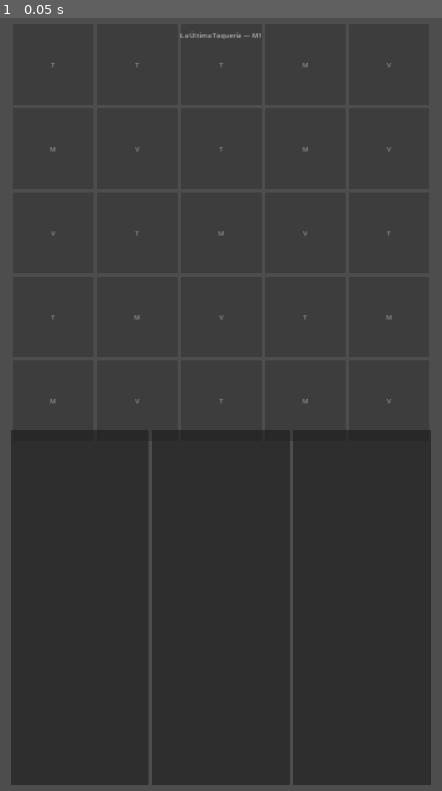
Above: before the commit, frame 1.
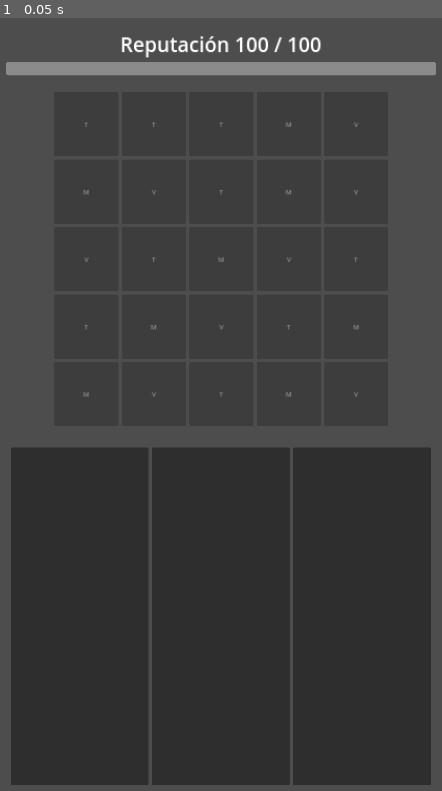
Above: after the commit, the same moment.

Repository: YorshG/LaUltimaTaqueria
Game: Godot game, scene res://scenes/Main.tscn
Two runs of this game, one before a commit and one after it. Both use one fixed random seed, a clock stepped at 60 frames per second and the inputs below.
Inputs:
- Up to frame 1 (0.05 s): no input

The runs differ from the first frame. In frame 1, 4.5% of the frame differs, in the area x 1-99%, y 1-56%.

Commit message:
feat(ui-01): add reputation state and provisional HUD

Diff:
--- a/scenes/Main.tscn
+++ b/scenes/Main.tscn
@@ -1,10 +1,11 @@
-[gd_scene load_steps=6 format=3]
+[gd_scene load_steps=7 format=3]
 
 [ext_resource type="Script" path="res://scripts/main.gd" id="1_main"]
 [ext_resource type="PackedScene" path="res://scenes/board/BoardView.tscn" id="2_board"]
 [ext_resource type="PackedScene" path="res://scenes/lane/LaneField.tscn" id="3_lane"]
 [ext_resource type="Script" path="res://scripts/waves/wave_director.gd" id="4_wave"]
 [ext_resource type="Script" path="res://scripts/upgrades/upgrade_selector.gd" id="5_upgrade"]
+[ext_resource type="PackedScene" path="res://scenes/ui/Hud.tscn" id="6_hud"]
 
 [node name="Main" type="Control"]
 layout_mode = 3
@@ -31,16 +32,15 @@
 layout_mode = 2
 theme_override_constants/separation = 24
 
-[node name="Status" type="Label" parent="Margin/Content"]
+[node name="Hud" parent="Margin/Content" instance=ExtResource("6_hud")]
+unique_name_in_owner = true
 layout_mode = 2
-text = "La Última Taquería — M1"
-horizontal_alignment = 1
 
 [node name="BoardHost" type="AspectRatioContainer" parent="Margin/Content"]
 layout_mode = 2
 size_flags_vertical = 3
 ratio = 1.0
-stretch_mode = 3
+stretch_mode = 2
 
 [node name="BoardView" parent="Margin/Content/BoardHost" instance=ExtResource("2_board")]
 unique_name_in_owner = true
--- /dev/null
+++ b/scenes/ui/Hud.tscn
@@ -0,0 +1,33 @@
+[gd_scene load_steps=2 format=3]
+
+[ext_resource type="Script" path="res://scripts/ui/hud.gd" id="1_hud"]
+
+[node name="Hud" type="VBoxContainer"]
+layout_mode = 2
+mouse_filter = 2
+theme_override_constants/separation = 8
+script = ExtResource("1_hud")
+
+[node name="ReputationLabel" type="Label" parent="."]
+unique_name_in_owner = true
+layout_mode = 2
+theme_override_font_sizes/font_size = 48
+text = "Reputación 100 / 100"
+horizontal_alignment = 1
+autowrap_mode = 3
+
+[node name="ReputationBar" type="ProgressBar" parent="."]
+unique_name_in_owner = true
+custom_minimum_size = Vector2(0, 32)
+layout_mode = 2
+mouse_filter = 2
+value = 100.0
+show_percentage = false
+
+[node name="OutcomeLabel" type="Label" parent="."]
+unique_name_in_owner = true
+visible = false
+layout_mode = 2
+theme_override_font_sizes/font_size = 48
+horizontal_alignment = 1
+autowrap_mode = 3
--- a/scripts/main.gd
+++ b/scripts/main.gd
@@ -3,17 +3,21 @@
 signal boss_started(payload: Dictionary)
 signal boss_phase_changed(payload: Dictionary)
 signal boss_encounter_completed(payload: Dictionary)
+signal run_ended(payload: Dictionary)
 
 const Registry = preload("res://scripts/content/content_registry.gd")
 const Resolver = preload("res://scripts/recipes/recipe_resolver.gd")
+const Reputation = preload("res://scripts/session/reputation_state.gd")
 const DEFAULT_RUN_SEED := 20260921
 
 @onready var board_view: BoardView = %BoardView
 @onready var lane_field: LaneField = %LaneField
 @onready var wave_director: WaveDirector = %WaveDirector
 @onready var upgrade_selector: UpgradeSelector = %UpgradeSelector
+@onready var hud: VBoxContainer = %Hud
 
 var recipe_resolver: RecipeResolver
+var reputation: ReputationState
 var boss_runner: LaneRunner
 var boss_has_started := false
 var boss_encounter_active := false
@@ -28,6 +32,12 @@
 		push_error("LANE-02 temporary wiring could not load validated content")
 		return
 	recipe_resolver = Resolver.new(content_result["content"])
+	reputation = Reputation.new(content_result["content"])
+	reputation.reputation_changed.connect(hud.show_reputation)
+	reputation.run_ended.connect(_on_reputation_run_ended)
+	hud.show_reputation(reputation.snapshot())
+	# Apply breach before WaveDirector can synchronously offer the next upgrade.
+	lane_field.monster_reached_counter.connect(_on_monster_reached_counter)
 	var wave_result := wave_director.configure(content_result["content"], lane_field)
 	if not wave_result.get("ok", false):
 		push_error("WAV-01 temporary wiring could not configure WaveDirector")
@@ -54,17 +64,31 @@
 # Temporary BoardView -> RecipeResolver -> LaneField bridge.
 # A future GameSession implementation can replace this without moving rules into Main.
 func _on_chain_completed(points: Array[Vector2i], ingredient_id: String) -> Dictionary:
-	if recipe_resolver == null:
+	if recipe_resolver == null or reputation.defeated:
 		return {"ok": false, "target_found": false}
 	var resolution := recipe_resolver.resolve(ingredient_id, points.size())
 	if not resolution.get("ok", false):
 		return resolution
-	return lane_field.resolve_dish(resolution)
+	var service := lane_field.resolve_dish(resolution)
+	reputation.apply_served_dish(resolution, service)
+	return service
+
+
+func _on_monster_reached_counter(payload: Dictionary) -> void:
+	reputation.apply_breach(payload)
+
+
+func _on_reputation_run_ended(payload: Dictionary) -> void:
+	# Terminal stop only; no pause/resume or navigation system.
+	process_mode = Node.PROCESS_MODE_DISABLED
+	run_ended.emit(payload.duplicate(true))
 
 
 # Temporary WaveDirector -> UpgradeSelector bridge.
 # A future GameSession implementation can replace this without moving rules into Main.
 func _on_wave_completed(payload: Dictionary) -> Dictionary:
+	if reputation.defeated:
+		return {"ok": false, "error": "RUN_ENDED"}
 	var wave_id := str(payload.get("wave_id", ""))
 	if (
 		_normal_wave_ids.has(wave_id)
@@ -77,6 +101,8 @@
 
 # Minimal fifth-selection bridge; the boss is not a WaveDirector wave.
 func _on_upgrade_selected(payload: Dictionary) -> void:
+	if reputation.defeated:
+		return
 	if boss_has_started or not payload.get("is_final_selection", false):
 		return
 	if not upgrade_selector.is_selection_complete():
@@ -123,6 +149,8 @@
 	if int(payload.get("spawn_sequence", -1)) != boss_runner.monster_state.spawn_sequence:
 		return
 	boss_encounter_active = false
+	if was_satisfied and not reputation.defeated:
+		hud.show_outcome("victory")
 	boss_encounter_completed.emit({
 		"monster_id": boss_runner.monster_state.monster_id,
 		"spawn_sequence": boss_runner.monster_state.spawn_sequence,
--- /dev/null
+++ b/scripts/session/reputation_state.gd
@@ -0,0 +1,93 @@
+class_name ReputationState
+extends RefCounted
+
+signal reputation_changed(payload: Dictionary)
+signal run_ended(payload: Dictionary)
+
+const INITIAL_REPUTATION := 100.0
+
+var current := INITIAL_REPUTATION
+var maximum := INITIAL_REPUTATION
+var defeated := false
+var _breach_damage_by_id: Dictionary = {}
+var _processed_breaches: Dictionary = {}
+
+
+# One instance per run. Content must have passed ContentRegistry validation.
+func _init(validated_content: Dictionary = {}) -> void:
+	for monster in validated_content.get("monsters", []):
+		_breach_damage_by_id[str(monster["id"])] = float(monster["reputation_damage"])
+	var boss: Dictionary = validated_content.get("boss", {})
+	if not boss.is_empty():
+		_breach_damage_by_id[str(boss["id"])] = float(boss["reputation_damage_on_breach"])
+
+
+func snapshot() -> Dictionary:
+	return {"current": current, "maximum": maximum, "defeated": defeated}
+
+
+func apply_breach(payload: Dictionary) -> Dictionary:
+	var sequence := int(payload.get("spawn_sequence", -1))
+	var monster_id := str(payload.get("monster_id", ""))
+	if sequence < 0 or not _breach_damage_by_id.has(monster_id):
+		return _result(current, false, "UNKNOWN_BREACH")
+	if _processed_breaches.has(sequence):
+		return _result(current, false, "DUPLICATE_BREACH")
+	# Mark before emitting signals, including reentrant duplicate callbacks.
+	_processed_breaches[sequence] = true
+	return apply_damage(float(_breach_damage_by_id[monster_id]))
+
+
+func apply_damage(amount: float) -> Dictionary:
+	return _change(amount, false)
+
+
+func restore(amount: float) -> Dictionary:
+	return _change(amount, true)
+
+
+# The resolver authorizes the effect; LaneField confirms successful service.
+func apply_served_dish(resolution: Dictionary, service: Dictionary) -> Dictionary:
+	if (
+		not resolution.get("ok", false)
+		or not resolution.get("special_effect_triggered", false)
+		or resolution.get("special_effect", "") != "reputation_small_restore"
+		or not service.get("ok", false)
+		or not service.get("target_found", false)
+		or service.get("served", {}).is_empty()
+	):
+		return _result(current, false, "NO_RESTORE_EFFECT")
+	return restore(float(resolution.get("special_effect_params", {}).get("amount", 0.0)))
+
+
+func _change(amount: float, restoring: bool) -> Dictionary:
+	if not is_finite(amount) or amount <= 0.0:
+		return _result(current, false, "INVALID_AMOUNT")
+	if defeated:
+		return _result(current, false, "RUN_ENDED")
+	var before := current
+	current = clampf(current + amount if restoring else current - amount, 0.0, maximum)
+	var transitioned_to_defeat := current == 0.0
+	defeated = transitioned_to_defeat
+	var result := _result(before, transitioned_to_defeat)
+	if current != before:
+		reputation_changed.emit(result.duplicate(true))
+	if transitioned_to_defeat:
+		var ending := snapshot()
+		ending["outcome"] = "defeat"
+		ending["reason"] = "reputation_depleted"
+		run_ended.emit(ending)
+	return result
+
+
+func _result(before: float, transitioned: bool, error: String = "") -> Dictionary:
+	var result := snapshot()
+	result.merge({
+		"ok": error.is_empty(),
+		"before": before,
+		"delta": current - before,
+		"transitioned_to_defeat": transitioned,
+	})
+	if not error.is_empty():
+		result["error"] = error
+	return result
--- /dev/null
+++ b/scripts/ui/hud.gd
@@ -0,0 +1,25 @@
+extends VBoxContainer
+
+@export var reputation_format := "Reputación %s / %s"
+@export var defeat_text := "Derrota — reputación agotada"
+@export var victory_text := "Victoria"
+
+@onready var reputation_label: Label = %ReputationLabel
+@onready var reputation_bar: ProgressBar = %ReputationBar
+@onready var outcome_label: Label = %OutcomeLabel
+
+
+func show_reputation(payload: Dictionary) -> void:
+	reputation_label.text = reputation_format % [
+		String.num(float(payload["current"])).trim_suffix(".0"),
+		String.num(float(payload["maximum"])).trim_suffix(".0"),
+	]
+	reputation_bar.max_value = float(payload["maximum"])
+	reputation_bar.value = float(payload["current"])
+	if payload.get("defeated", false):
+		show_outcome("defeat")
+
+
+func show_outcome(outcome: String) -> void:
+	outcome_label.text = defeat_text if outcome == "defeat" else victory_text
+	outcome_label.show()
--- /dev/null
+++ b/tests/reputation_test.gd
@@ -0,0 +1,254 @@
+extends SceneTree
+
+const Registry = preload("res://scripts/content/content_registry.gd")
+const Reputation = preload("res://scripts/session/reputation_state.gd")
+const MAIN_SCENE = preload("res://scenes/Main.tscn")
+
+var failures := 0
+var content: Dictionary
+
+
+func _init() -> void:
+	var loaded := Registry.new().load_and_validate()
+	_expect(loaded["ok"], "UI-01 requires validated content")
+	if not loaded["ok"]:
+		quit(1)
+		return
+	content = loaded["content"]
+	_test_state()
+	_test_content_and_replay()
+	await _test_breach_and_hud()
+	await _test_restore_bridge()
+	await _test_terminal_wave()
+	await _test_boss_endings()
+	await _test_hud_layout()
+	if failures == 0:
+		print("UI-01 tests passed: reputation, content damage, duplicate breaches, veggie service, terminal defeat, HUD, boss endings.")
+		quit(0)
+	else:
+		push_error("UI-01 tests failed: %d" % failures)
+		quit(1)
+
+
+func _test_state() -> void:
+	var state := Reputation.new(content)
+	_expect(state.snapshot() == {"current": 100.0, "maximum": 100.0, "defeated": false}, "starts at 100 / 100")
+	for invalid in [-1.0, 0.0, INF, NAN]:
+		_expect(not state.apply_damage(invalid)["ok"], "invalid damage rejected")
+		_expect(not state.restore(invalid)["ok"], "invalid restore rejected")
+	_expect(state.current == 100.0, "invalid values leave state intact")
+	state.apply_damage(3.0)
+	var restored := state.restore(5.0)
+	_expect(state.current == 100.0 and restored["delta"] == 3.0, "restoration clamps and reports actual delta")
+	var endings: Array[Dictionary] = []
+	state.run_ended.connect(func(payload: Dictionary): endings.append(payload))
+	var result := state.apply_damage(1000.0)
+	_expect(result["transitioned_to_defeat"] and state.current == 0.0, "overkill clamps to zero")
+	_expect(result["before"] == 100.0 and result["delta"] == -100.0, "damage reports actual change")
+	state.apply_damage(1.0)
+	state.restore(5.0)
+	_expect(endings.size() == 1 and state.current == 0.0, "defeat is terminal and emitted once")
+	_expect(endings[0]["outcome"] == "defeat" and endings[0]["reason"] == "reputation_depleted", "defeat payload explains ending")
+
+
+func _test_content_and_replay() -> void:
+	var alternate := content.duplicate(true)
+	for index in range(alternate["monsters"].size()):
+		alternate["monsters"][index]["reputation_damage"] = 7 + index
+	alternate["boss"]["reputation_damage_on_breach"] = 19
+	alternate["ingredients"][2]["special_effect_params"]["amount"] = 9
+	var validated := Registry.new().validate_content(alternate)
+	_expect(validated["ok"], "alternate damage and restore fixture remains valid content")
+	var first := Reputation.new(validated["content"])
+	var replay := Reputation.new(validated["content"])
+	var monsters: Array = alternate["monsters"].duplicate(true)
+	monsters.append(alternate["boss"])
+	for index in range(monsters.size()):
+		var monster: Dictionary = monsters[index]
+		var payload := {"monster_id": monster["id"], "spawn_sequence": index + 1}
+		var result := first.apply_breach(payload)
+		_expect(result == replay.apply_breach(payload), "identical inputs reproduce full payloads")
+		var damage := float(monster.get("reputation_damage", monster.get("reputation_damage_on_breach", 0)))
+		_expect(result["delta"] == -damage, "every damage amount comes from supplied validated content")
+		_expect(not first.apply_breach(payload)["ok"], "duplicate sequence is rejected")
+	var resolved := RecipeResolver.new(alternate).resolve("veggie", 5)
+	var result := first.apply_served_dish(resolved, {"ok": true, "target_found": true, "served": {"spawn_sequence": 5}})
+	_expect(result["delta"] == 9.0, "restore magnitude comes from resolver content")
+	var before := first.current
+	first.apply_breach({"monster_id": "missing", "spawn_sequence": 99})
+	first.apply_breach({"monster_id": "nibbler"})
+	_expect(first.current == before, "unknown or incomplete breach cannot damage")
+	# Reentrant listeners cannot replay the same breach during reputation_changed.
+	var reentrant := Reputation.new(content)
+	var breach := {"monster_id": "nibbler", "spawn_sequence": 1}
+	var repeat_breach := func(_payload: Dictionary): reentrant.apply_breach(breach)
+	reentrant.reputation_changed.connect(repeat_breach)
+	reentrant.apply_breach(breach)
+	_expect(reentrant.current == 90.0, "reentrant breach is applied exactly once")
+	reentrant.reputation_changed.disconnect(repeat_breach)
+
+
+func _create_main():
+	var main = MAIN_SCENE.instantiate()
+	get_root().add_child(main)
+	await process_frame
+	main.wave_director.auto_advance = false
+	main.wave_director.monster_spawned.connect(func(payload: Dictionary):
+		main.wave_director.get_spawned_runner(int(payload["spawn_sequence"])).auto_advance = false
+	)
+	main.boss_started.connect(func(_payload: Dictionary): main.boss_runner.auto_advance = false)
+	return main
+
+
+func _spawn(main, monster_id: String) -> LaneRunner:
+	var runner: LaneRunner = main.lane_field.spawn_runner(1, 50.0, "M", monster_id, 1000.0)
+	runner.auto_advance = false
+	return runner
+
+
+func _test_breach_and_hud() -> void:
+	var main = await _create_main()
+	_expect(main.hud.reputation_label.text == "Reputación 100 / 100", "HUD initializes from state")
+	var endings: Array[Dictionary] = []
+	main.run_ended.connect(func(payload: Dictionary): endings.append(payload))
+	var ids := ["nibbler", "salsa_tank", "swift_hopper", "boss_big_glutton"]
+	var expected := [90.0, 65.0, 50.0, 10.0]
+	for index in range(ids.size()):
+		var runner := _spawn(main, ids[index])
+		runner.advance(1000.0)
+		_expect(main.reputation.current == expected[index], "%s uses expected content damage" % ids[index])
+		main.lane_field.monster_reached_counter.emit({"monster_id": ids[index], "spawn_sequence": runner.monster_state.spawn_sequence})
+		_expect(main.reputation.current == expected[index], "repeated lane signal cannot damage twice")
+		_expect(main.hud.reputation_bar.value == expected[index], "HUD bar follows breach")
+		_expect(main.hud.reputation_label.text == "Reputación %d / 100" % expected[index], "HUD text follows breach")
+	var last := _spawn(main, "nibbler")
+	last.advance(1000.0)
+	_expect(endings.size() == 1 and main.reputation.defeated, "exact zero ends Main once")
+	_expect(main.hud.outcome_label.text == "Derrota — reputación agotada" and main.hud.outcome_label.visible, "HUD explicitly presents defeat")
+	_expect(main.hud.reputation_bar.value == 0.0, "defeat bar is empty")
+	_expect(not main.can_process() and not main.board_view.can_process() and not main.lane_field.can_process(), "defeat disables gameplay processing and input")
+	main.reputation.restore(100.0)
+	main.lane_field.monster_reached_counter.emit({"monster_id": "nibbler", "spawn_sequence": 100})
+	var service: Dictionary = main._on_chain_completed(_points(5), "veggie")
+	_expect(not service["ok"] and main.reputation.current == 0.0 and endings.size() == 1, "late events cannot revive or repeat defeat")
+	main.queue_free()
+	await process_frame
+
+
+func _test_restore_bridge() -> void:
+	var main = await _create_main()
+	main.reputation.apply_damage(30.0)
+	main.board_view.chain_completed.emit(_points(5), "veggie")
+	_expect(main.reputation.current == 70.0, "5+ with no target cannot restore")
+	var target := _spawn(main, "salsa_tank")
+	for length in [3, 4]:
+		main.board_view.chain_completed.emit(_points(length), "veggie")
+		_expect(main.reputation.current == 70.0, "3/4 chain cannot restore")
+	main.board_view.chain_completed.emit(_points(5), "tortilla")
+	_expect(main.reputation.current == 70.0, "other effects cannot restore")
+	main.board_view.chain_completed.emit(_points(5), "veggie")
+	_expect(main.reputation.current == 75.0, "successful veggie 5+ restores five")
+	_expect(main.hud.reputation_label.text == "Reputación 75 / 100" and main.hud.reputation_bar.value == 75.0, "HUD follows restoration")
+	main.reputation.restore(23.0)
+	main.board_view.chain_completed.emit(_points(6), "veggie")
+	_expect(main.reputation.current == 100.0, "6+ also restores and caps at maximum")
+	main.reputation.apply_damage(10.0)
+	var resolution: Dictionary = main.recipe_resolver.resolve("veggie", 5)
+	main.reputation.apply_served_dish(resolution, {"ok": false, "target_found": true, "served": {"spawn_sequence": 1}})
+	_expect(main.reputation.current == 90.0, "failed service with a target cannot restore")
+	target.monster_state.apply_satisfaction(1000.0)
+	main.board_view.chain_completed.emit(_points(5), "veggie")
+	_expect(main.reputation.current == 90.0, "retired target cannot restore")
+	main.queue_free()
+	await process_frame
+
+
+func _test_terminal_wave() -> void:
+	var main = await _create_main()
+	main.wave_director.start_wave("wave_01", 0.0)
+	main.wave_director.advance(1000.0)
+	while main.wave_director.get_pending_count() > 1:
+		main.lane_field.resolve_dish(_dish())
+	main.reputation.apply_damage(99.0)
+	main.lane_field.select_nearest_target().advance(1000.0)
+	_expect(main.wave_director.state == WaveDirector.State.COMPLETED, "lethal last breach still resolves wave")
+	_expect(main.upgrade_selector.get_current_offer().is_empty(), "lethal last breach cannot offer an upgrade before defeat")
+	main.queue_free()
+	await process_frame
+
+
+func _test_boss_endings() -> void:
+	for ending in ["satisfied", "breach", "lethal_breach"]:
+		var main = await _create_main()
+		for wave in content["waves"]:
+			main.wave_director.start_wave(str(wave["id"]), 0.0)
+			main.wave_director.advance(1000.0)
+			for _spawn_entry in wave["spawns"]:
+				main.lane_field.resolve_dish(_dish())
+			var offer: Array = main.upgrade_selector.get_current_offer()
+			main.upgrade_selector.select_upgrade(str(offer[0]["id"]))
+		var completions: Array[Dictionary] = []
+		main.boss_encounter_completed.connect(func(payload: Dictionary): completions.append(payload))
+		if ending == "satisfied":
+			main.reputation.apply_damage(10.0)
+			main.boss_runner.monster_state.apply_satisfaction(299.0)
+			main.board_view.chain_completed.emit(_points(5), "veggie")
+			_expect(main.reputation.current == 95.0, "dish satisfying boss still restores reputation")
+			_expect(main.hud.outcome_label.text == "Victoria" and main.hud.outcome_label.visible, "satisfied boss shows provisional victory")
+		else:
+			if ending == "lethal_breach":
+				main.reputation.apply_damage(70.0)
+			main.boss_runner.advance(1000.0)
+			var expected := 0.0 if ending == "lethal_breach" else 60.0
+			_expect(main.reputation.current == expected, "boss damage applies once and clamps")
+			_expect(main.hud.outcome_label.visible == (ending == "lethal_breach"), "nonlethal boss breach does not invent victory or defeat")
+		var payload := {"monster_id": content["boss"]["id"], "spawn_sequence": main.boss_runner.monster_state.spawn_sequence}
+		if ending == "satisfied":
+			main.lane_field.monster_satisfied.emit(payload)
+		else:
+			main.lane_field.monster_reached_counter.emit(payload)
+		_expect(completions.size() == 1 and not main.boss_encounter_active, "BOSS-01 closes exactly once, including lethal breach")
+		_expect(completions[0]["satisfied"] == (ending == "satisfied"), "BOSS-01 completion keeps outcome")
+		main.queue_free()
+		await process_frame
+
+
+func _test_hud_layout() -> void:
+	var main = await _create_main()
+	# Equivalent portrait canvas ratios; font override exercises larger Unicode text.
+	main.hud.reputation_format = "Reputación de la taquería — México: %s / %s"
+	main.hud.reputation_label.add_theme_font_size_override("font_size", 64)
+	main.reputation.apply_damage(1.0)
+	main.hud.show_outcome("defeat")
+	for canvas in [Vector2(1080, 1920), Vector2(1080, 1620), Vector2(1080, 2400)]:
+		main.set_anchors_and_offsets_preset(Control.PRESET_TOP_LEFT)
+		main.size = canvas
+		for _frame in range(4):
+			await process_frame
+		var hud_rect: Rect2 = main.hud.get_global_rect()
+		var board_rect: Rect2 = main.board_view.get_global_rect()
+		var lanes_rect: Rect2 = main.lane_field.get_global_rect()
+		_expect(hud_rect.position.x >= 24.0 and hud_rect.position.y >= 48.0, "HUD remains in existing safe margins")
+		_expect(hud_rect.end.x <= canvas.x - 24.0, "expanded text fits horizontal margins")
+		_expect(not hud_rect.intersects(board_rect) and not hud_rect.intersects(lanes_rect), "HUD never covers board or lanes")
+		_expect(lanes_rect.end.y <= canvas.y - 48.0, "content remains inside bottom margin")
+		_expect(main.hud.reputation_label.text.contains("México: 99 / 100"), "expanded Unicode label preserves values")
+	main.queue_free()
+	await process_frame
+
+
+func _points(count: int) -> Array[Vector2i]:
+	var points: Array[Vector2i] = []
+	for index in range(count):
+		points.append(Vector2i(index % 5, index / 5))
+	return points
+
+
+func _dish() -> Dictionary:
+	return {"ok": true, "satisfaction_final": 1000.0, "special_effect_triggered": false}
+
+
+func _expect(condition: bool, message: String) -> void:
+	if not condition:
+		failures += 1
+		push_error(message)
Not shown, added: scripts/session/reputation_state.gd.uid
Not shown, added: scripts/ui/hud.gd.uid
Not shown, added: tests/reputation_test.gd.uid
Not shown, changed: .github/workflows/godot-smoke.yml
Not shown, added: docs/UI_01_VALIDATION.md
